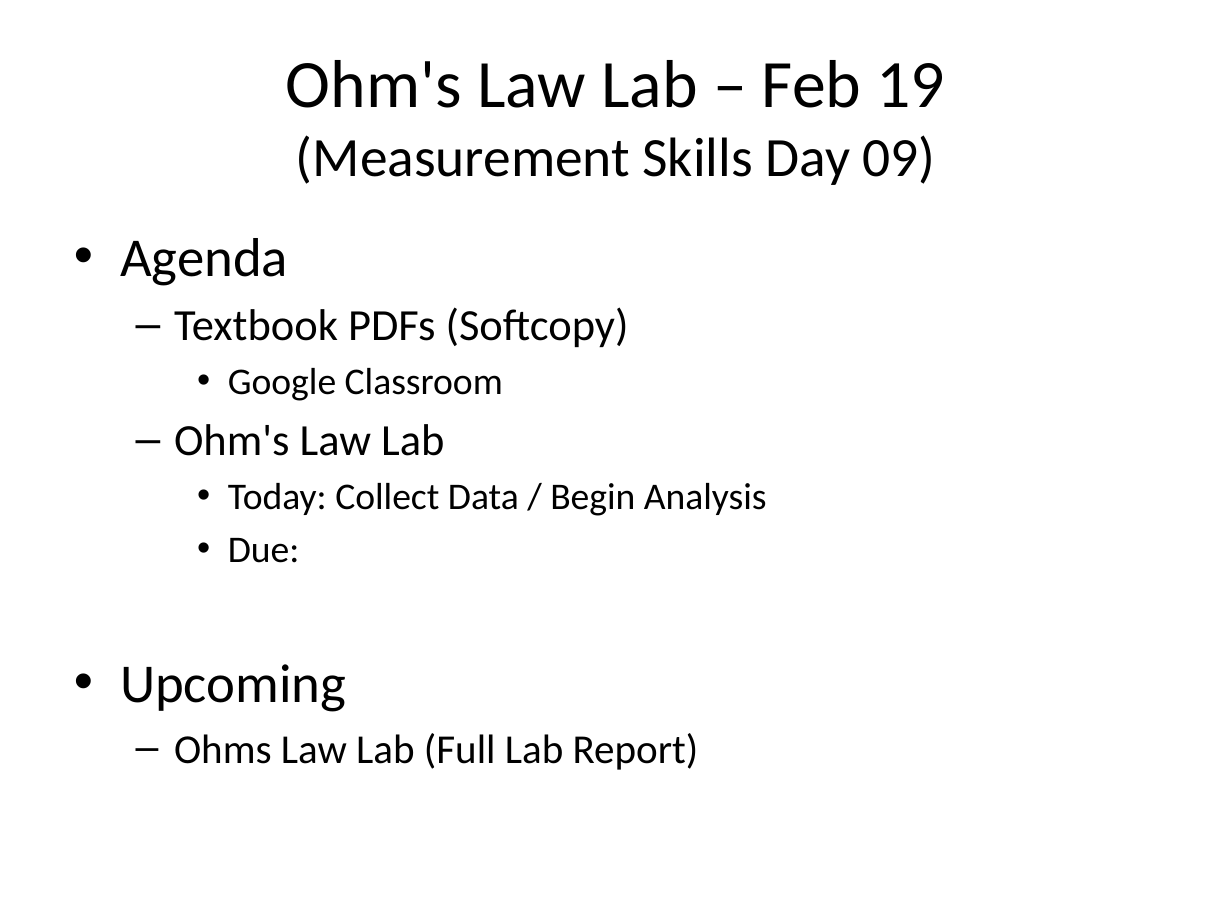
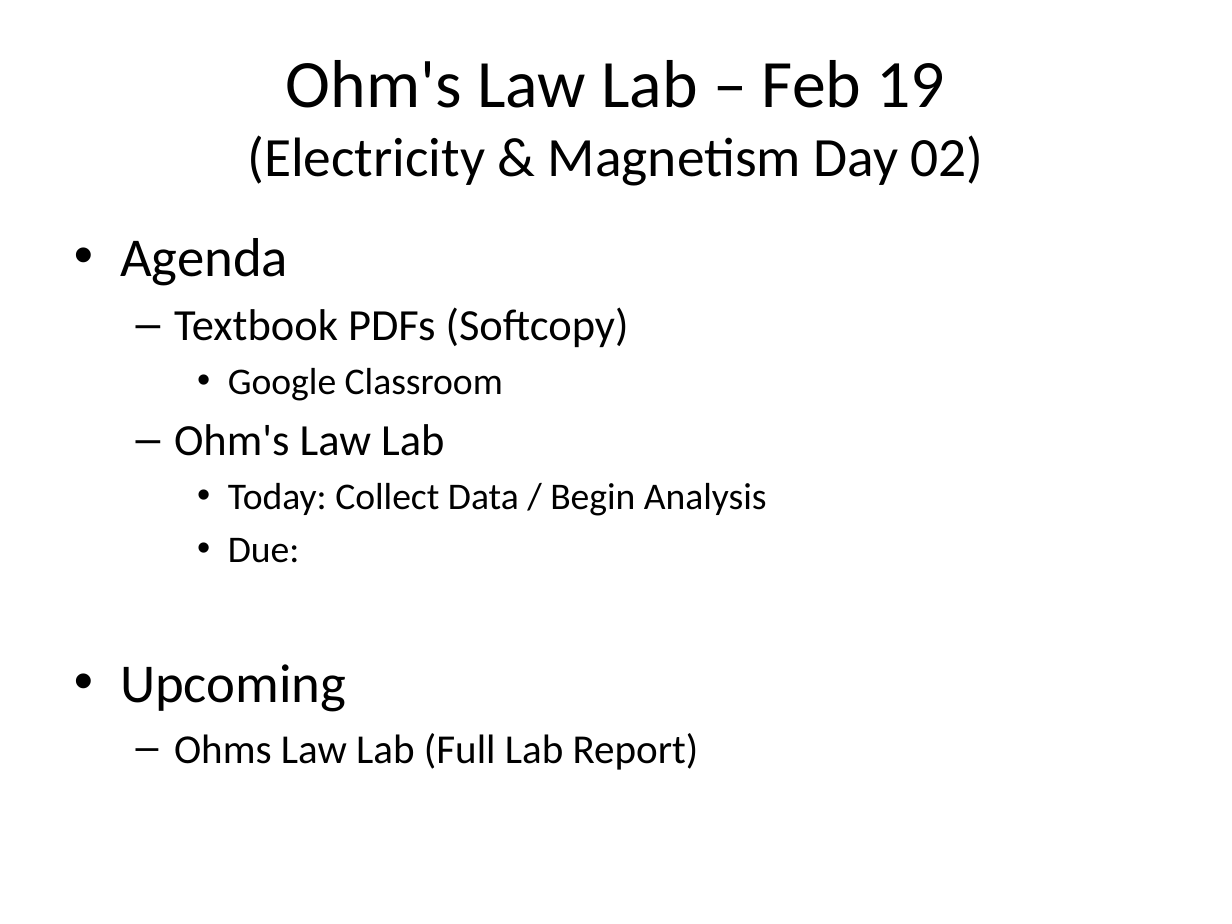
Before and after one commit to Greg5519/SPH3U0, a slide deck: slide 1 of Daily Agendas/Day03.3_OhmsLawLab.pptx. Drawn at 1232x924 pixels with LibreOffice and Linux fonts; fonts in the diff are those of the drawing. Boxes give left, top, right and bottom in pixels: in the first picture for what was removed or moved away, otherwise in the second. Text is boxed around its words. In the diff, an @@ line names an element or a change of style, - is before the commit and + after.

```diff
--- a/Daily Agendas/Day03.3_OhmsLawLab.pptx
+++ b/Daily Agendas/Day03.3_OhmsLawLab.pptx
@@ title at (x1=247, y1=60, x2=984, y2=186): text changed @@
-Ohm's Law Lab – Feb 19
-(Measurement Skills Day 09)
+Ohm's Law Lab – Feb 19
+(Electricity & Magnetism Day 02)
```
Also in this commit, not shown: 19 other files.
